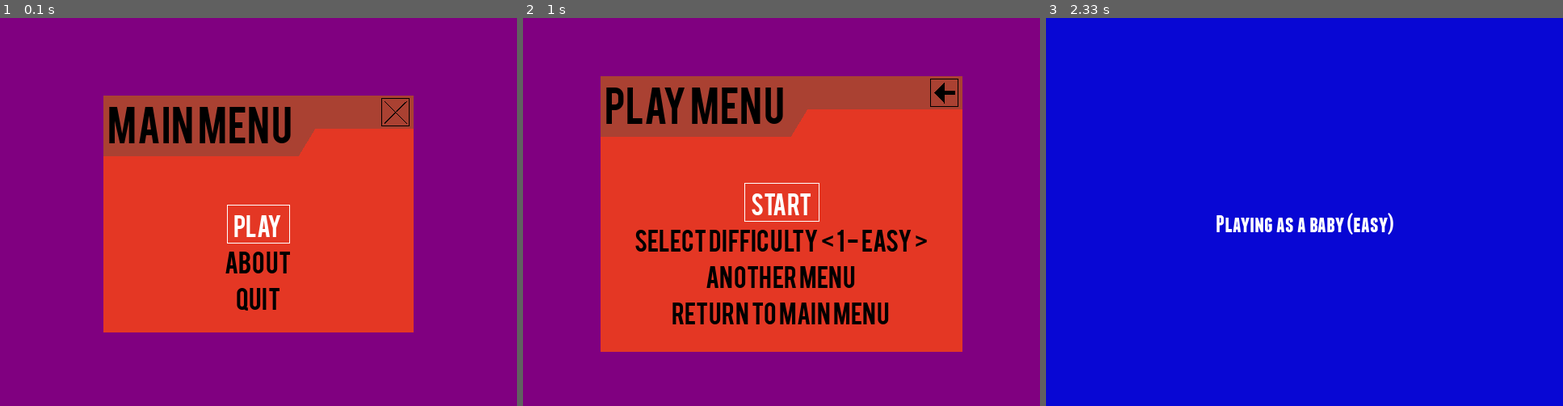
Above: before the commit, frames 1-3 (left to right).
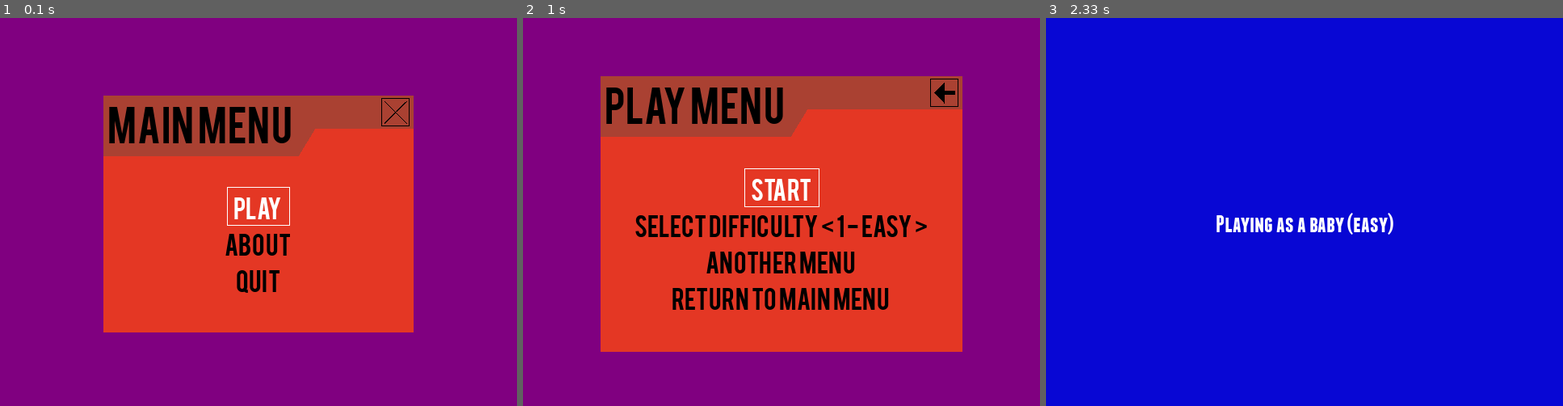
Above: after the commit, the same moments.

Repository: ppizarror/pygame-menu
Game: pygame game, started from pygameMenu/examples/game_selector.py
Same seed, same stepped clock (60 frames per second), same inputs: the game is played once before the commit and once after it.
Inputs (mouse positions are in pixels of both pictures, inside the frame that each line leads up to):
- Up to frame 1 (0.1 s): no input
- Up to frame 2 (1 s): type "ann" at 0.33 s; tap Enter at 0.67 s; click (781, 188) at 0.93 s
- Up to frame 3 (2.33 s): no input

The runs differ from the first frame. In frame 1, 1.7% of the frame differs, in the area x 43-57%, y 43-76%; in frame 2, 6.7%, in the area x 21-79%, y 38-79%; in frame 3, nothing differs.

Commit message:
Improve vertical position. Added center_vertically method

Diff:
--- a/pygameMenu/config.py
+++ b/pygameMenu/config.py
@@ -38,7 +38,7 @@
 MENU_ALPHA = 90  # Alpha of menu color, 0: Opaque, 255: Transparent
 MENU_BGCOLOR = (0, 0, 0)  # Background color of Menu
 MENU_DRAW_X = 50  # Left position of objects into Menu (%)
-MENU_DRAW_Y = 15  # Top position of objects into Menu (%)
+MENU_DRAW_Y = 10  # Top position of objects into Menu (%)
 MENU_FONT_COLOR = (255, 255, 255)  # Font color
 MENU_FONT_SIZE = 40  # Font size of entries
 MENU_FONT_SIZE_TITLE = 50  # Menu font size title
--- a/pygameMenu/examples/game_selector.py
+++ b/pygameMenu/examples/game_selector.py
@@ -221,7 +221,6 @@
     play_submenu = pygameMenu.Menu(surface,
                                    bgfun=main_background,
                                    color_selected=COLOR_WHITE,
-                                   draw_region_y=0,
                                    font=pygameMenu.font.FONT_BEBAS,
                                    font_color=COLOR_BLACK,
                                    font_size=30,
@@ -248,11 +247,13 @@
                            selector_id='select_difficulty')
     play_menu.add_button('Another menu', play_submenu)
     play_menu.add_button('Return to main menu', pygameMenu.events.BACK)
+    play_menu.center_vertically()
 
     # About menu
     about_menu = pygameMenu.TextMenu(surface,
                                      bgfun=main_background,
                                      color_selected=COLOR_WHITE,
+                                     draw_region_y=15,
                                      font=pygameMenu.font.FONT_BEBAS,
                                      font_color=COLOR_BLACK,
                                      font_size_title=30,
@@ -278,7 +279,6 @@
     main_menu = pygameMenu.Menu(surface,
                                 bgfun=main_background,
                                 color_selected=COLOR_WHITE,
-                                draw_region_y=21,
                                 font=pygameMenu.font.FONT_BEBAS,
                                 font_color=COLOR_BLACK,
                                 font_size=30,
@@ -296,6 +296,7 @@
     main_menu.add_button('Play', play_menu)
     main_menu.add_button('About', about_menu)
     main_menu.add_button('Quit', pygameMenu.events.EXIT)
+    main_menu.center_vertically()
 
     # Configure main menu
     main_menu.set_fps(FPS)
--- a/pygameMenu/examples/multi_input.py
+++ b/pygameMenu/examples/multi_input.py
@@ -147,7 +147,6 @@
     settings_menu = pygameMenu.Menu(surface,
                                     bgfun=main_background,
                                     color_selected=COLOR_WHITE,
-                                    draw_region_y=10,  # This sets the initial y draw region
                                     font=pygameMenu.font.FONT_HELVETICA,
                                     font_color=COLOR_BLACK,
                                     font_size=25,
@@ -212,6 +211,7 @@
     settings_menu.add_button('Store data', data_fun)  # Call function
     settings_menu.add_button('Return to main menu', pygameMenu.events.BACK,
                              align=pygameMenu.locals.ALIGN_CENTER)
+    settings_menu.center_vertically()  # After all widgets added
 
     # -------------------------------------------------------------------------
     # Create menus: More settings
@@ -219,7 +219,7 @@
     more_settings_menu = pygameMenu.Menu(surface,
                                          bgfun=main_background,
                                          color_selected=COLOR_WHITE,
-                                         draw_region_y=10,
+                                         draw_region_y=5,
                                          font=pygameMenu.font.FONT_HELVETICA,
                                          font_color=COLOR_BLACK,
                                          font_size=25,
@@ -273,6 +273,7 @@
     for i in range(4):
         button_column_menu.add_button('Button {0}'.format(i), pygameMenu.events.BACK)
     button_column_menu.add_button('Return to main menu', pygameMenu.events.BACK)
+    button_column_menu.center_vertically()
 
     # -------------------------------------------------------------------------
     # Create menus: Main menu
@@ -280,6 +281,7 @@
     main_menu = pygameMenu.Menu(surface,
                                 bgfun=main_background,
                                 color_selected=COLOR_WHITE,
+                                draw_region_y=9,
                                 font=pygameMenu.font.FONT_COMIC_NEUE,
                                 font_color=COLOR_BLACK,
                                 font_size=30,
--- a/pygameMenu/examples/scroll_menu.py
+++ b/pygameMenu/examples/scroll_menu.py
@@ -77,6 +77,7 @@
     _menu = pygameMenu.Menu(surface,
                             font=pygameMenu.font.FONT_COMIC_NEUE,
                             bgfun=partial(paint_background, surface),
+                            draw_region_y=10,
                             menu_alpha=80,
                             menu_color=(188, 200, 108),
                             menu_color_title=(100, 130, 98),
@@ -125,6 +126,7 @@
             txt = label.format(100 * i)
         _menu_sub.add_button(txt, on_button_click, 100 * i)
     _menu_sub.add_button('Back', pygameMenu.events.BACK)
+    _menu_sub.center_vertically()
     return _menu
 
 
--- a/pygameMenu/examples/timer_clock.py
+++ b/pygameMenu/examples/timer_clock.py
@@ -191,6 +191,7 @@
     timer_menu.add_button('Update game object', TestCallClassMethod().update_game_settings)
     timer_menu.add_button('Return to Menu', pygameMenu.events.BACK)
     timer_menu.add_button('Close Menu', pygameMenu.events.CLOSE)
+    timer_menu.center_vertically()
 
     # Help menu
     help_menu = pygameMenu.TextMenu(surface,
@@ -238,7 +239,6 @@
     # Main menu, pauses execution of the application
     main_menu = pygameMenu.Menu(surface,
                                 bgfun=mainmenu_background,
-                                draw_region_y=24,
                                 enabled=False,
                                 font=pygameMenu.font.FONT_NEVIS,
                                 menu_alpha=90,
@@ -254,6 +254,7 @@
     main_menu.add_button(help_menu.get_title(), help_menu)  # Add help submenu
     main_menu.add_button(about_menu.get_title(), about_menu)  # Add about submenu
     main_menu.add_button('Exit', pygameMenu.events.EXIT)  # Add exit function
+    main_menu.center_vertically()
 
     # -------------------------------------------------------------------------
     # Main loop
--- a/pygameMenu/menu.py
+++ b/pygameMenu/menu.py
@@ -269,8 +269,8 @@
         self._option_shadow = option_shadow
         self._option_shadow_offset = option_shadow_offset
         self._option_shadow_position = option_shadow_position
-        self._rect_width = rect_width
-        self._sel_color = color_selected
+        self._selection_border_width = rect_width
+        self._selection_color = color_selected
         self._sounds = _Sound()  # type: _Sound
         self._surface = surface
         self._width = menu_width
@@ -301,9 +301,9 @@
                         ]
         self._draw_regionx = draw_region_x
         self._draw_regiony = draw_region_y
+        self._option_offsety = int(self._height * (self._draw_regiony / 100.0))
 
         # Columns and rows
-        self._option_offsety = int(self._height * (self._draw_regiony / 100.0))
         self._columns = columns
         if column_max_width is not None:
             assert len(column_max_width) == columns, 'column_max_width length must be the same as the number of columns'
@@ -314,6 +314,7 @@
         else:
             column_max_width = [None for _ in range(columns)]
         self._column_max_width = column_max_width
+        self._column_widths = None  # type: list
         self._force_fit_text = force_fit_text
         self._rows = rows
         self._widget_align = widget_alignment
@@ -433,6 +434,8 @@
         :return: Row height
         :rtype: int
         """
+        if self._column_widths is None:
+            self._calculate_column_width()
         max_y = 0
         for index in range(len(self._option)):
             _, y = self._get_option_pos(index)[2:]
@@ -722,7 +725,7 @@
         widget.set_font(font=self._font_name,
                         font_size=font_size,
                         color=self._font_color,
-                        selected_color=self._sel_color)
+                        selected_color=self._selection_color)
         if self._force_fit_text:
             widget.set_max_width(self._column_max_width[_col])  # If None nothing happens
         widget.set_shadow(enabled=self._option_shadow,
@@ -860,6 +863,17 @@
             self._enabled = False
             self._closelocked = closelocked
 
+    def center_vertically(self):
+        """
+        Update draw_region_y based on the current widgets only if there's no overflow in y axis.
+        """
+        self._build_widget_surface()
+        scroll_vertical = self._scroll.get_actual_scrollbar_thickness(_locals.ORIENTATION_HORIZONTAL)
+        max_y = self._calculate_row_height() - self._option_offsety
+        available = self._height - self._menubar.get_rect().height - scroll_vertical
+        self._draw_regiony = max(100.0 * (available - max_y) / (2.0 * self._height), 0)
+        self._option_offsety = int(self._height * (self._draw_regiony / 100.0))
+
     def _get_option_pos(self, index):
         """
         Get option position on the widgets surface from the option index.
@@ -882,7 +896,7 @@
             dx = _column_width / 2 - rect.width - self._selected_inflate_x
         else:
             dx = 0
-        dy = self._selected_inflate_y - 1  # Adds the inflation box minus the border
+        dy = self._selected_inflate_y + self._selection_border_width - 2  # Adds the inflation box minus the border
 
         x_coord = self._column_posx[int(index // self._rows)] + dx
         y_coord = self._option_offsety + (index % self._rows) * (self._fsize + self._opt_dy) + dy
@@ -917,10 +931,10 @@
             # If selected item then draw a rectangle
             if self._drawselrect and widget.selected:
                 widget.draw_selected_rect(self._widgets_surface,
-                                          self._sel_color,
+                                          self._selection_color,
                                           self._selected_inflate_x,
                                           self._selected_inflate_y,
-                                          self._rect_width)
+                                          self._selection_border_width)
 
         self._scroll.draw(self._surface)
         self._menubar.draw(self._surface)
--- a/pygameMenu/scrollarea.py
+++ b/pygameMenu/scrollarea.py
@@ -297,6 +297,20 @@
 
         return rect
 
+    def get_actual_scrollbar_thickness(self, orientation):
+        """
+        Return the scroll thickness of the area. If it's hidden return zero.
+
+        :param orientation: Orientation of the scroll
+        :type orientation: basestring
+        :return: Thickness in px
+        :rtype: int
+        """
+        if orientation == _locals.ORIENTATION_HORIZONTAL and self._world.get_width() > self._rect.width or \
+                orientation == _locals.ORIENTATION_VERTICAL and self._world.get_height() > self._rect.height:
+            return self._scrollbar_thick
+        return 0
+
     def _on_horizontal_scroll(self, value):
         """
         Call when a horizontal scroll bar as changed to update the
--- a/pygameMenu/widgets/scrollbar.py
+++ b/pygameMenu/widgets/scrollbar.py
@@ -119,6 +119,13 @@
             self.set_page_step((values_range[1] - values_range[0]) / 5.0)  # Arbitrary
         self.set_orientation(orientation)
 
+    def get_page_ctrl_thickness(self):
+        """
+        :return: The page ctrl box thickness.
+        :rtype: int,float
+        """
+        return self._page_ctrl_thick
+
     def _apply_font(self):
         """
         See upper class doc.
@@ -126,6 +133,9 @@
         pass
 
     def _apply_size_changes(self):
+        """
+        Apply scrollbar changes.
+        """
         dims = ('width', 'height')
         setattr(self._rect, dims[self._orientation], self._page_ctrl_length)
         setattr(self._rect, dims[self._opp_orientation], self._page_ctrl_thick)
@@ -337,7 +347,7 @@
             elif self.mouse_enabled and event.type is _pygame.MOUSEBUTTONDOWN:
                 if event.button in (4, 5) and self._orientation == 1:
                     # Vertical bar: scroll down (4) or up (5)
-                    direction = 1 if event.button == 4 else -1
+                    direction = -1 if event.button == 4 else 1
                     if self._scroll(direction * self._single_step):
                         self.change()
                         updated = True
